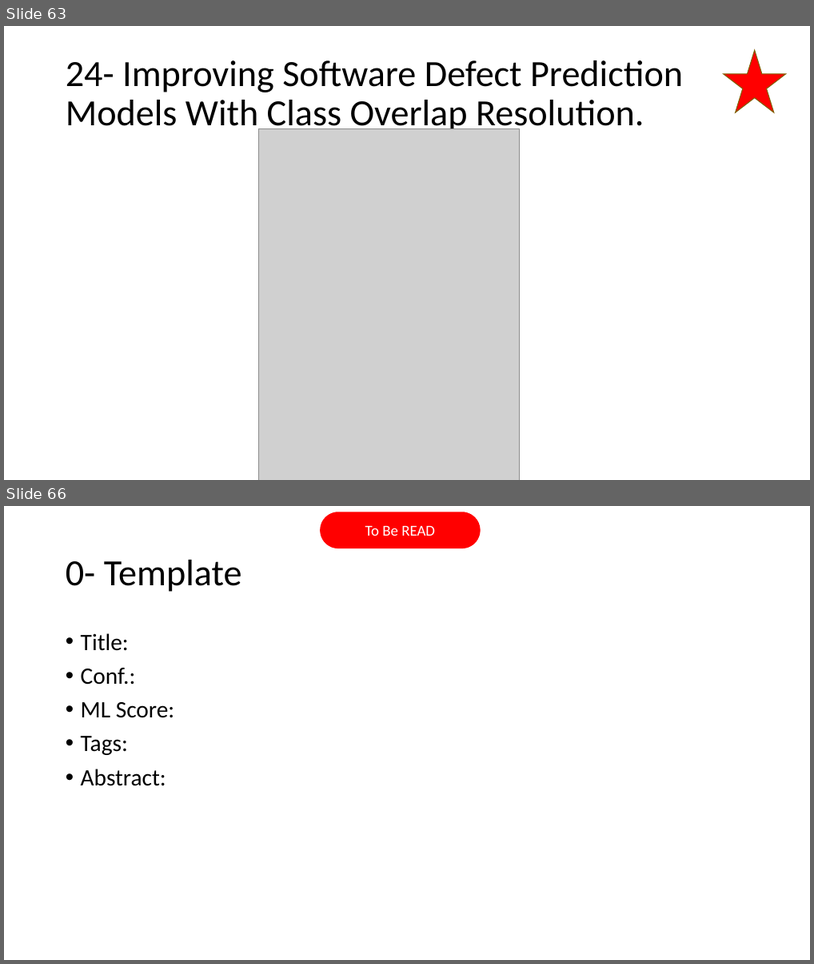
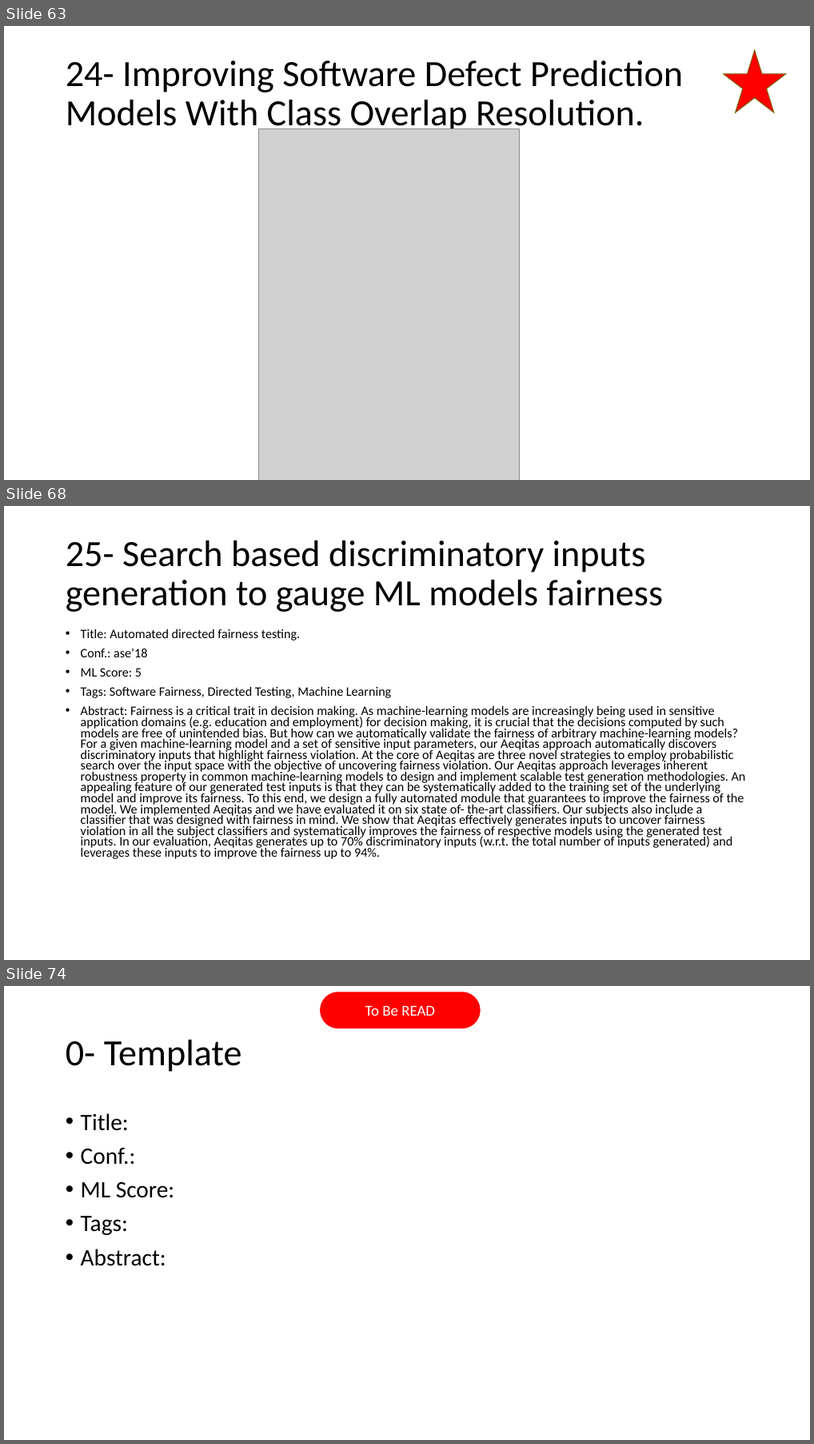
Before and after one commit to AhmadM-DL/SEML, a slide deck: SEML.pptx. Shown one above the other, each under a label of ours: slides 63 and 66 before the commit, slides 63, 68 and 74 after it; the slides between them are not shown. The pictures are 814x964 and 814x1444 pixels, drawn with LibreOffice and Linux fonts; fonts in the diff are those of the drawing; grey boxes stand for pictures. Boxes give left, top, right and bottom in pixels: in the first picture for what was removed or moved away, otherwise in the second. Text is boxed around its words. In the diff, an @@ line names an element or a change of style, - is before the commit and + after.

```diff
--- a/SEML.pptx
+++ b/SEML.pptx
@@ slide 68 added at [4,506,810,960], background #FFFFFF @@
@@ title added at [66,540,663,612], 44 pt, text #000000 @@
+25- Search based discriminatory inputs generation to gauge ML models fairness
@@ text added at [81,628,746,859], 15.4 pt, text #000000 @@
+• Title: Automated directed fairness testing.
+• Conf.: ase’18
+• ML Score: 5
+• Tags: Software Fairness, Directed Testing, Machine Learning
+• Abstract: Fairness is a critical trait in decision making. As machine-learning models are increasingly being used in sensitive application domains (e.g. education and employment) for decision making, it is crucial that the decisions computed by such models are free of unintended bias. But how can we automatically validate the fairness of arbitrary machine-learning models? For a given machine-learning model and a set of sensitive input parameters, our Aeqitas approach automatically discovers discriminatory inputs that highlight fairness violation. At the core of Aeqitas are three novel strategies to employ probabilistic search over the input space with the objective of uncovering fairness violation. Our Aeqitas approach leverages inherent robustness property in common machine-learning models to design and implement scalable test generation methodologies. An appealing feature of our generated test inputs is that they can be systematically added to the training set of the underlying model and improve its fairness. To this end, we design a fully automated module that guarantees to improve the fairness of the model. We implemented Aeqitas and we have evaluated it on six state of- the-art classifiers. Our subjects also include a classifier that was designed with fairness in mind. We show that Aeqitas effectively generates inputs to uncover fairness violation in all the subject classifiers and systematically improves the fairness of respective models using the generated test inputs. In our evaluation, Aeqitas generates up to 70% discriminatory inputs (w.r.t. the total number of inputs generated) and leverages these inputs to improve the fairness up to 94%.
@@ what was slide 66 is now slide 74 @@
```
Also in this commit, not shown: 2 slides changed, 7 other slides added, 7 other files.
